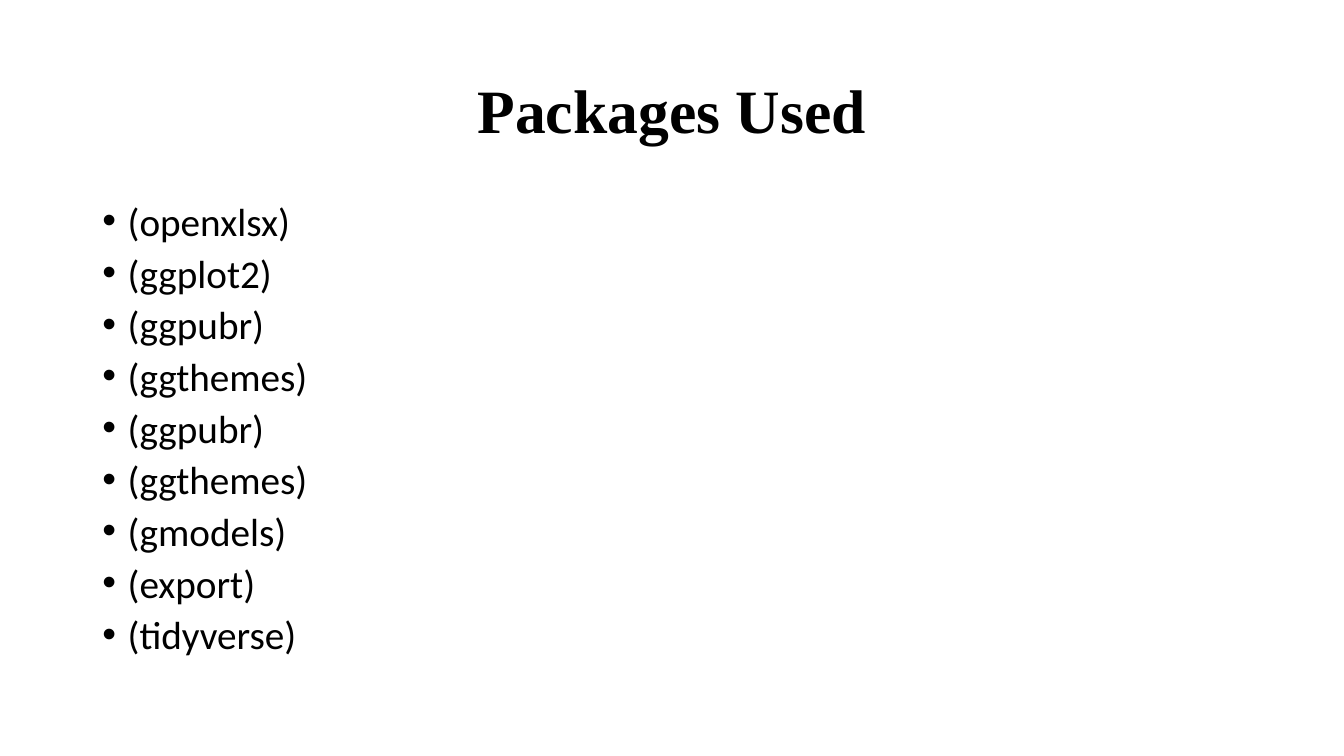
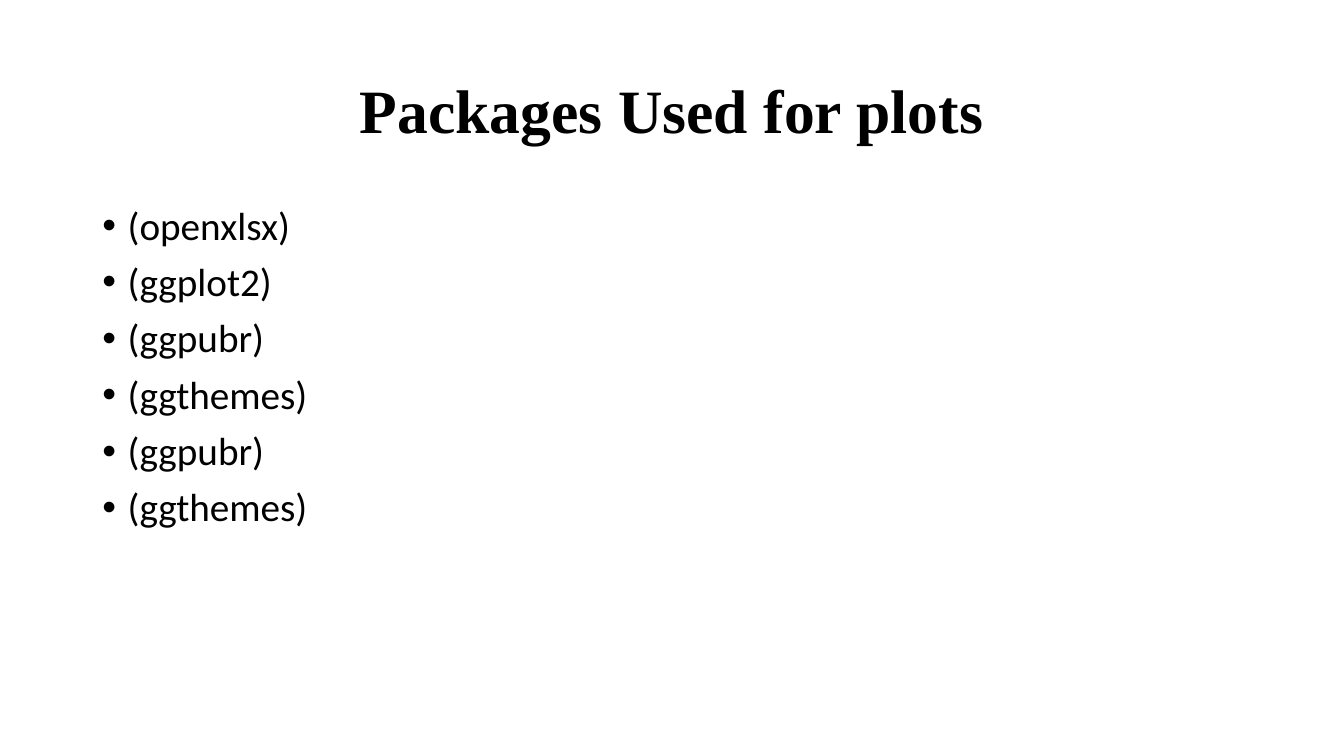
Before and after one commit to AlondraDelmar/BIOS967_Torres, a slide deck: slide 3 of data/last presentation.pptx. Drawn at 1344x756 pixels with LibreOffice and Linux fonts; fonts in the diff are those of the drawing. Boxes give left, top, right and bottom in pixels: in the first picture for what was removed or moved away, otherwise in the second. Text is boxed around its words. In the diff, an @@ line names an element or a change of style, - is before the commit and + after.

Commit message:
new file

```diff
--- a/data/last presentation.pptx
+++ b/data/last presentation.pptx
@@ title at (x1=360, y1=89, x2=983, y2=144): text changed @@
-Packages Used
+Packages Used for plots
@@ text "(openxlsx)" at (x1=128, y1=211, x2=308, y2=528): line spacing 0.8 to 0.9 @@
@@ text at (x1=128, y1=517, x2=297, y2=656): paragraphs removed @@
-• (gmodels)
-• (export)
-• (tidyverse)
```
